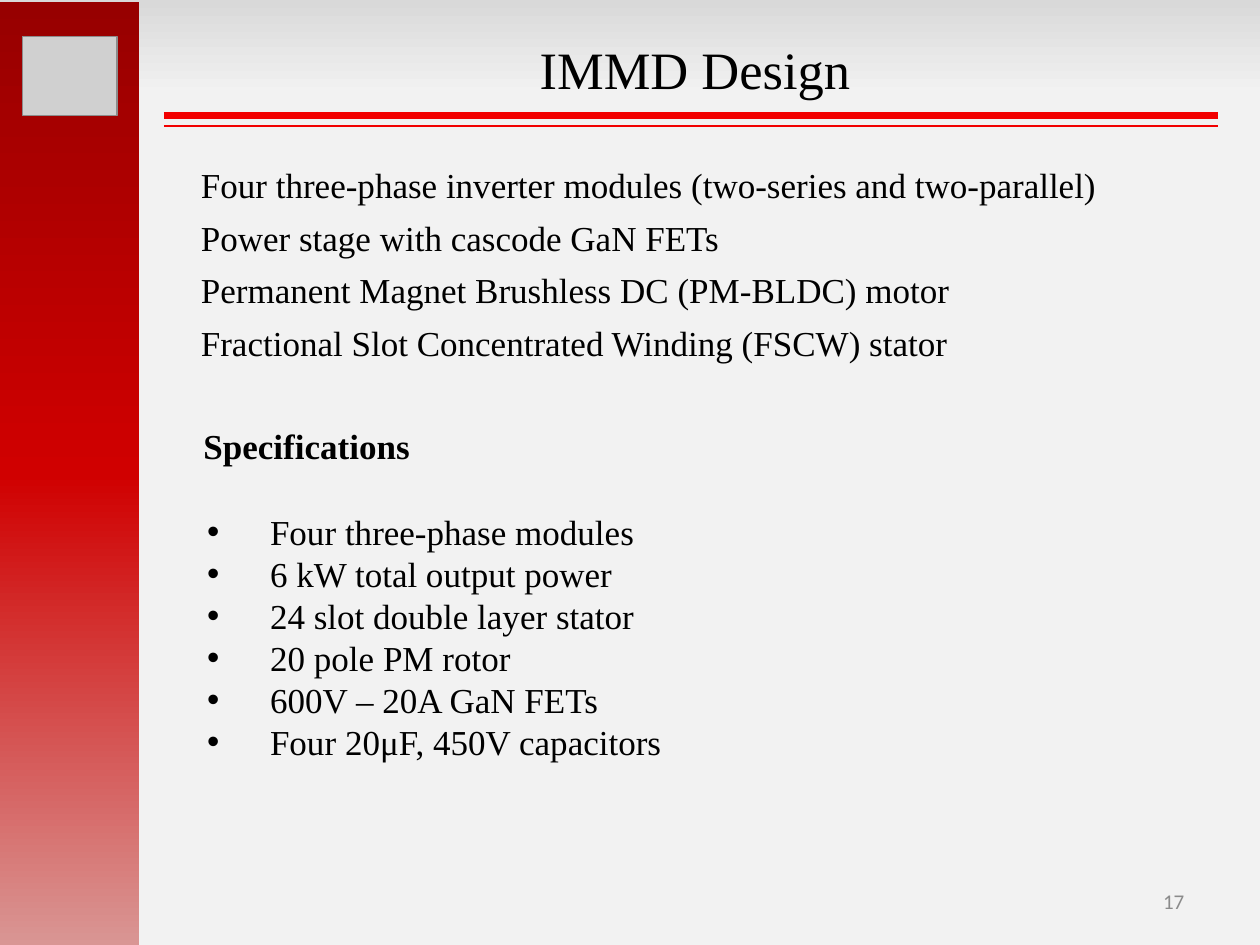
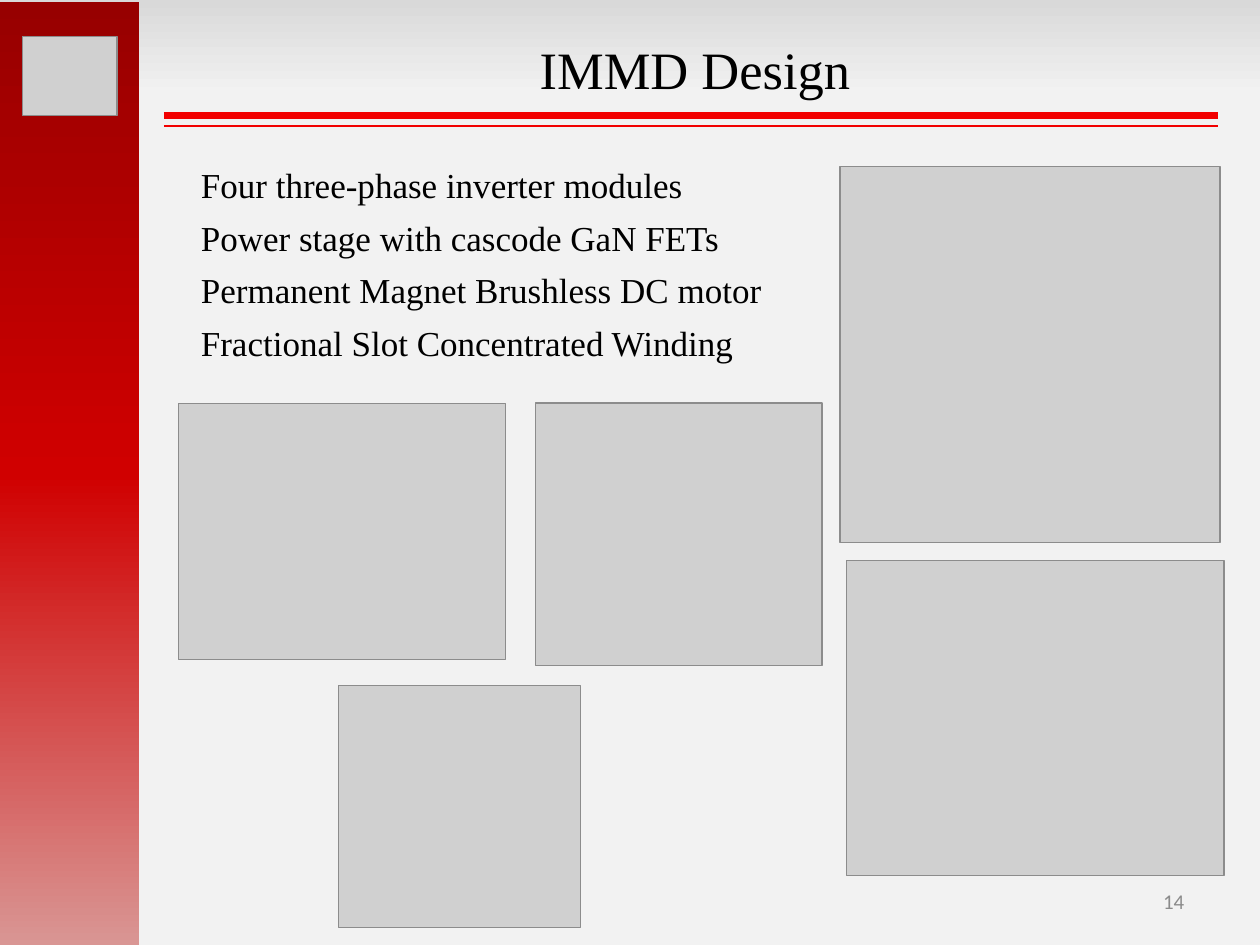
Before and after one commit to hakanpolat/IMMD, a slide deck: slide 14 of GRW2017/sunum/GRW2017_MesutUğur.pptx (slide 17 before the commit). Drawn at 1260x945 pixels with LibreOffice and Linux fonts; fonts in the diff are those of the drawing; grey boxes stand for pictures. Boxes give left, top, right and bottom in pixels: in the first picture for what was removed or moved away, otherwise in the second. Text is boxed around its words. In the diff, an @@ line names an element or a change of style, - is before the commit and + after.

```diff
--- a/GRW2017/sunum/GRW2017_MesutUğur.pptx
+++ b/GRW2017/sunum/GRW2017_MesutUğur.pptx
@@ text at [201,173,683,206]: text changed @@
-Four three-phase inverter modules (two-series and two-parallel)
+Four three-phase inverter modules
@@ picture added at [840,166,1221,543] @@
@@ text at [201,278,762,363]: text changed @@
-Permanent Magnet Brushless DC (PM-BLDC) motor
-Fractional Slot Concentrated Winding (FSCW) stator
+Permanent Magnet Brushless DC motor
+Fractional Slot Concentrated Winding
@@ picture added at [179,403,507,659] @@
@@ picture added at [536,403,823,665] @@
@@ text removed at [203,434,409,466] @@
-Specifications
@@ text removed at [270,520,661,762] @@
-• Four three-phase modules
-• 6 kW total output power
-• 24 slot double layer stator
-• 20 pole PM rotor
-• 600V – 20A GaN FETs
-• Four 20μF, 450V capacitors
@@ picture added at [847,561,1225,876] @@
@@ picture added at [339,685,581,927] @@
@@ page number at [1163,895,1184,909]: text changed @@
-17
+14
```
Also in this commit, not shown: 7 other slides changed, 3 slides removed, 4 other files.
